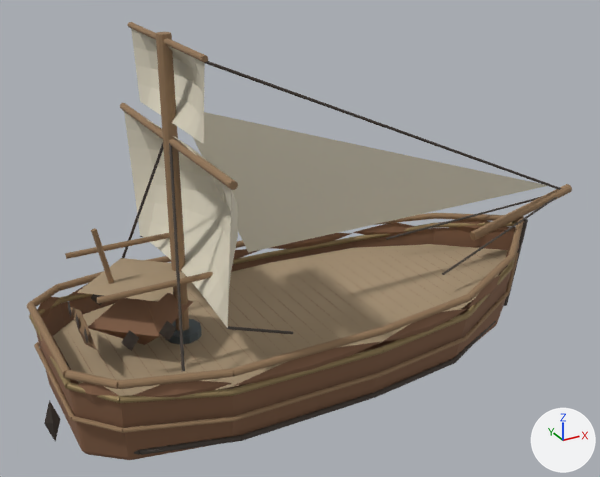
Before and after pictures for a commit that changed the glTF model public/art/world3d/ships/transport.glb.
Before and after are seen from a camera (50 mm lens) standing at (-130.0, -223.0, 162.0) and looking at (-5.0, 3.0, 50.0). Every picture has the same lights, and +X, +Y and +Z are marked at lower right. The older version comes first. Vertices at exactly the same position are counted once.

The first picture shows 'Hull'.
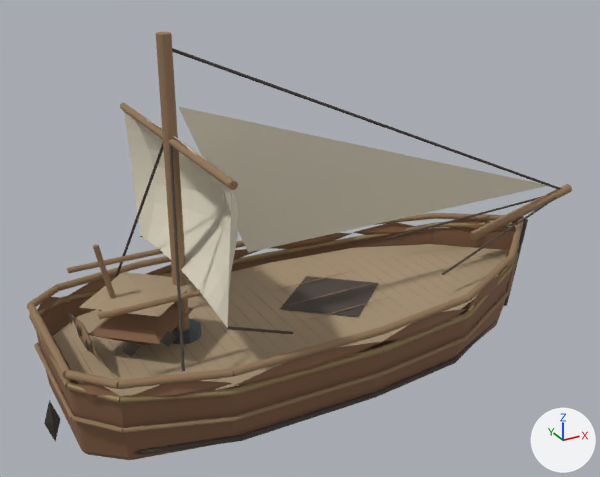
The change, as a list of edits to the scene's bpy script:
```text
Change me_round_planked_hull_001:
    used by ob_hull; location = (0.0, 0.0, 0.0)
    remove me_round_planked_hull_001.from_pydata(...)  # 2566 vertices, 4563 faces; spans x -96.0..116.0, y -44.0..44.0, z 0.0..122.0
    add me_round_planked_hull_001.from_pydata(...)  # 2549 vertices, 4543 faces; spans x -96.0..116.0, y -44.0..44.0, z 0.0..122.0
    me_round_planked_hull_001 part 1: the loose piece of 16 vertices spanning x -82.0..-44.0, y -17.0..17.0, z 48.0..51.0 is scaled about its middle by (1.07, 1.03, 0.286), then moved by (69.0, 0.0, -23.0), in mat_tarred_oak (brown #4b423c)
    me_round_planked_hull_001 part 2: the loose piece of 24 vertices spanning x -80.0..-46.0, y 16.0..18.0, z 53.0..55.0 is moved by (0.0, 0.0, -5.0)
    me_round_planked_hull_001 part 3: the loose piece of 24 vertices spanning x -80.0..-46.0, y -18.0..-16.0, z 53.0..55.0 is moved by (0.0, 0.0, -5.0)
    me_round_planked_hull_001 part 4: the loose piece of 10 vertices spanning x -83.0..-80.0, y -15.0..15.0, z 32.0..43.0 is scaled about its middle by (1, 1, 0.773), then moved by (0.0, 0.0, -3.0)
    me_round_planked_hull_001 part 5: the loose piece of 24 vertices spanning x -76.0..-70.0, y -1.0..1.0, z 48.0..68.0 is moved by (0.0, 0.0, -5.0)
    me_round_planked_hull_001 part 6: the loose piece of 16 vertices spanning x -80.0..-46.0, y -16.0..16.0, z 26.0..48.0 is copied, and the copy is scaled about its middle by (1.12, 0.0193, 0.0227), then moved by (69.0, 0.0, -10.0), in mat_cut_oak (brown #937657); it spans x -14.0..25.0, y 0.0, z 27.0
    me_round_planked_hull_001 part 7: the loose piece of 16 vertices spanning x -82.0..-44.0, y -17.0..17.0, z 48.0..51.0 is copied, and the copy is moved by (0.0, 0.0, -5.0); it spans x -82.0..-44.0, y -17.0..17.0, z 43.0..46.0
    me_round_planked_hull_001 part 8: the loose piece of 45 vertices spanning x -50.0..-43.0, y -29.0..29.0, z 97.0..119.0 is deleted
    me_round_planked_hull_001 part 9: the loose piece of 24 vertices spanning x -51.0..-49.0, y -29.0..29.0, z 119.0..121.0 is deleted
    me_round_planked_hull_001 part 10: 20 vertices moved from x -83.0..-46.0, y -16.0..16.0, z 37.0..48.0 to x -83.0..-46.0, y -16.0..16.0, z 34.0..43.0; 30 vertices removed from x -83.0..-57.0, y -16.0..16.0, z 35.0..43.0; 30 vertices added at x -83.0..-57.0, y -16.0..16.0, z 33.0..39.0
    me_round_planked_hull_001 part 11: 20 vertices added at x -14.0..25.0, y -12.0..12.0, z 27.0
    other edits to the shape of me_round_planked_hull_001 do not show in these pictures
```

Changed parts and their boxes (x1, y1, x2, y2) in the pictures (600 x 477 px; the box of a moved part takes in the faces that stretch with it):
'Hull', reshaped: before (27, 22, 572, 460); after (27, 32, 572, 460)
part 1 of me_round_planked_hull_001, moved or reshaped: before (77, 258, 186, 302); after (280, 276, 379, 317)
part 2 of me_round_planked_hull_001, moved or reshaped: before (65, 233, 170, 259); after (67, 248, 163, 273)
part 3 of me_round_planked_hull_001, moved or reshaped: before (96, 271, 213, 304); after (98, 290, 202, 320)
part 4 of me_round_planked_hull_001, moved or reshaped: before (70, 307, 97, 350); after (71, 314, 98, 358)
part 5 of me_round_planked_hull_001, moved or reshaped: before (91, 228, 114, 284); after (93, 244, 116, 299)
part 6 of me_round_planked_hull_001, added: after (290, 284, 368, 305)
part 7 of me_round_planked_hull_001, added (beige): after (79, 272, 193, 317)
part 8 of me_round_planked_hull_001, deleted (pale yellow): before (131, 29, 205, 144)
part 9 of me_round_planked_hull_001, deleted (brown): before (128, 22, 208, 62)
part 10 of me_round_planked_hull_001, moved or reshaped: before (68, 293, 193, 351); after (69, 304, 193, 357)
part 11 of me_round_planked_hull_001, added: after (277, 269, 389, 321)
